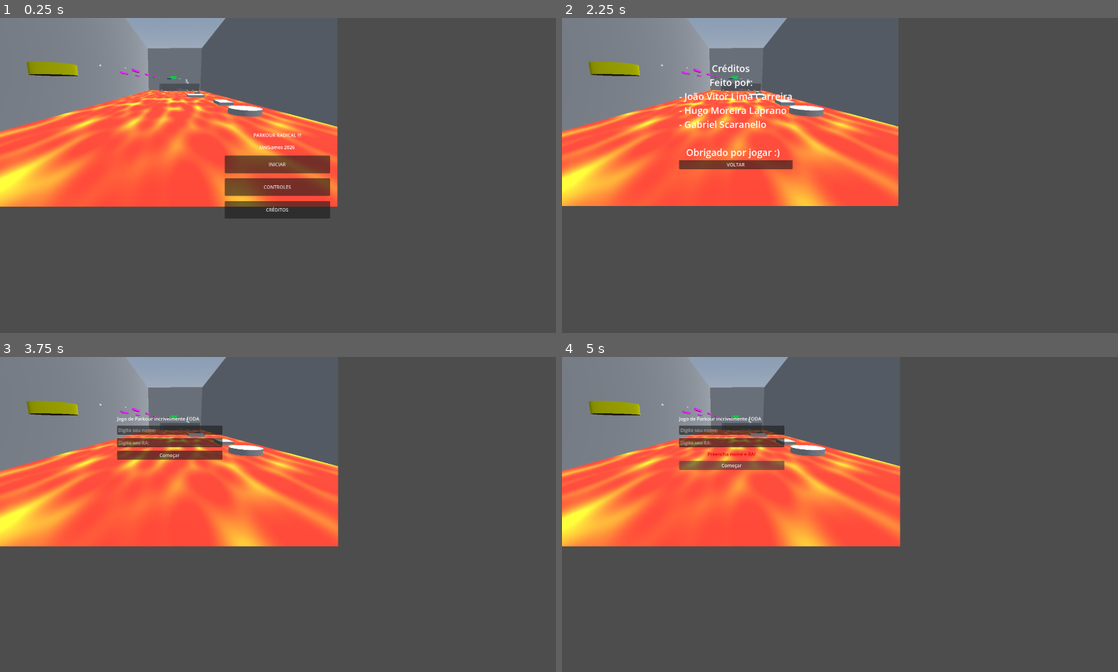
Above: before the commit, frames 1-4 (two rows, left to right).
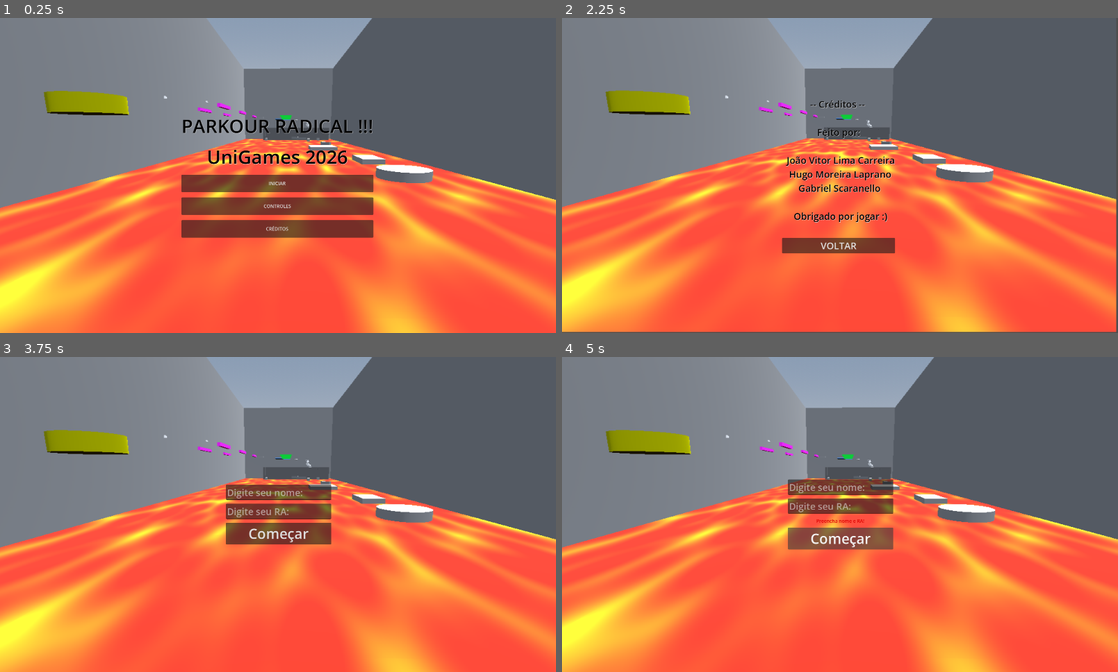
Above: after the commit, the same moments.

Repository: Hugouououo/UniGames
Game: Godot game, scene res://MenuPrincipal.tscn
Same seed, same stepped clock (60 frames per second), same inputs: the game is played once before the commit and once after it.
Inputs:
- Up to frame 1 (0.25 s): no input
- Up to frame 2 (2.25 s): click "CONTROLES" at 0.5 s; click "VOLTAR" at 1.25 s; click "CRÉDITOS" at 2 s
- Up to frame 3 (3.75 s): click "VOLTAR" at 2.75 s; click "INICIAR" at 3.5 s
- Up to frame 4 (5 s): click "Começar" at 4.25 s

The runs differ from the first frame. In frame 1, 69% of the frame differs, in the area x 0-100%, y 0-100%; in frame 2, 68%; in frame 3, 69%; in frame 4, 69%.

Commit message:
corrigindo menus

Diff:
--- a/Creditos.tscn
+++ b/Creditos.tscn
@@ -8,38 +8,52 @@
 anchors_preset = 15
 anchor_right = 1.0
 anchor_bottom = 1.0
+offset_right = -10.0
 grow_horizontal = 2
 grow_vertical = 2
 script = ExtResource("1_x6jei")
 
 [node name="TextureRect" type="TextureRect" parent="." unique_id=1948352295]
 layout_mode = 0
-offset_right = 1150.0
-offset_bottom = 645.0
+offset_right = 1894.0
+offset_bottom = 1076.0
 texture = ExtResource("2_ed3ks")
 
 [node name="CenterContainer" type="CenterContainer" parent="." unique_id=1132054442]
-layout_mode = 0
-offset_left = 400.0
-offset_top = 150.0
-offset_right = 788.0
-offset_bottom = 518.0
+layout_mode = 1
+anchors_preset = 8
+anchor_left = 0.5
+anchor_top = 0.5
+anchor_right = 0.5
+anchor_bottom = 0.5
+offset_left = -194.0
+offset_top = -184.0
+offset_right = 194.0
+offset_bottom = 184.0
+grow_horizontal = 2
+grow_vertical = 2
 
 [node name="VBoxContainer" type="VBoxContainer" parent="CenterContainer" unique_id=2039193146]
 layout_mode = 2
 
 [node name="Label" type="Label" parent="CenterContainer/VBoxContainer" unique_id=1469976837]
 layout_mode = 2
+theme_override_colors/font_color = Color(0, 0, 0, 1)
+theme_override_colors/font_shadow_color = Color(1, 1, 1, 0.8)
 theme_override_font_sizes/font_size = 32
-text = "              Créditos
-             Feito por:
-- João Vitor Lima Carreira
-- Hugo Moreira Laprano
-- Gabriel Scaranello
+text = "            -- Créditos --
 
-   Obrigado por jogar :)"
+               Feito por:
+
+  João Vitor Lima Carreira
+   Hugo Moreira Laprano
+       Gabriel Scaranello
+
+     Obrigado por jogar :)
+"
 
 [node name="ButtonVoltar" type="Button" parent="CenterContainer/VBoxContainer" unique_id=1615676411]
 layout_mode = 2
+theme_override_font_sizes/font_size = 32
 text = "VOLTAR
 "
--- a/MenuPrincipal.tscn
+++ b/MenuPrincipal.tscn
@@ -14,8 +14,8 @@
 
 [node name="TextureRect" type="TextureRect" parent="." unique_id=1200656814]
 layout_mode = 0
-offset_right = 1153.0
-offset_bottom = 646.0
+offset_right = 1902.0
+offset_bottom = 1081.0
 texture = ExtResource("2_ba235")
 
 [node name="CenterContainer" type="CenterContainer" parent="." unique_id=2032932894]
@@ -38,12 +38,18 @@
 
 [node name="Titulo" type="Label" parent="CenterContainer/VBoxContainer" unique_id=1469669909]
 layout_mode = 2
+theme_override_colors/font_color = Color(0, 0, 0, 1)
+theme_override_colors/font_shadow_color = Color(1, 1, 1, 0.6666667)
+theme_override_font_sizes/font_size = 64
 text = "PARKOUR RADICAL !!!"
 horizontal_alignment = 1
 uppercase = true
 
 [node name="Titulo2" type="Label" parent="CenterContainer/VBoxContainer" unique_id=1665373771]
 layout_mode = 2
+theme_override_colors/font_color = Color(0, 0, 0, 1)
+theme_override_colors/font_shadow_color = Color(1, 1, 1, 0.6666667)
+theme_override_font_sizes/font_size = 64
 text = "UniGames 2026"
 horizontal_alignment = 1
 
--- a/checkpoint_1.gd
+++ b/checkpoint_1.gd
@@ -12,7 +12,7 @@
 		Global.checkpoint_pos = global_position
 		# Pega a rotação Y do checkpoint (em radianos)
 		Global.checkpoint_rot = global_rotation.y
-		print("Checkpoint ativado! Pos: ", global_position, " Rot: ", global_rotation.y)
+		print("Checkpoint alcançado! Pos: ", global_position, " Rot: ", global_rotation.y)
 		exibir_mensagem_checkpoint()
 
 func exibir_mensagem_checkpoint():
--- a/controles_menu.tscn
+++ b/controles_menu.tscn
@@ -18,8 +18,8 @@
 
 [node name="TextureRect" type="TextureRect" parent="." unique_id=1346150291]
 layout_mode = 0
-offset_right = 1152.0
-offset_bottom = 648.0
+offset_right = 1900.0
+offset_bottom = 1079.0
 texture = ExtResource("2_kad7a")
 
 [node name="CenterContainer" type="CenterContainer" parent="." unique_id=1678170441]
--- a/interface_controles.tscn
+++ b/interface_controles.tscn
@@ -20,6 +20,8 @@
 offset_right = 32.0
 offset_bottom = 37.0
 grow_horizontal = 2
+theme_override_colors/font_shadow_color = Color(0, 0, 0, 0.54509807)
+theme_override_font_sizes/font_size = 20
 text = "00:00:00"
 horizontal_alignment = 1
 vertical_alignment = 1
@@ -28,8 +30,12 @@
 [node name="LabelCheckpoint" type="Label" parent="." unique_id=497989572]
 visible = false
 layout_mode = 0
-offset_right = 232.0
-offset_bottom = 68.0
+offset_left = 781.0
+offset_top = 64.0
+offset_right = 1129.0
+offset_bottom = 132.0
+theme_override_colors/font_shadow_color = Color(0, 0, 0, 0.6666667)
+theme_override_font_sizes/font_size = 32
 text = "Checkpoint alcançado!"
 horizontal_alignment = 1
 vertical_alignment = 1
--- a/menu.tscn
+++ b/menu.tscn
@@ -7,35 +7,40 @@
 layout_mode = 3
 anchor_right = 0.62200004
 anchor_bottom = 0.41300002
-offset_right = -676.54407
-offset_bottom = -227.62402
+offset_right = 721.19995
+offset_bottom = 633.95996
 
 [node name="TextureRect" type="TextureRect" parent="." unique_id=429419282]
 layout_mode = 0
-offset_right = 1156.0
-offset_bottom = 649.0
+offset_right = 1902.0
+offset_bottom = 1084.0
 texture = ExtResource("1_ouk20")
 
 [node name="VBoxContainer" type="VBoxContainer" parent="." unique_id=219028905]
 custom_minimum_size = Vector2(360, 0)
-layout_mode = 0
-offset_left = 400.0
-offset_top = 200.0
-offset_right = 760.0
-offset_bottom = 352.0
+layout_mode = 1
+anchors_preset = 8
+anchor_left = 0.5
+anchor_top = 0.5
+anchor_right = 0.5
+anchor_bottom = 0.5
+offset_left = -180.0
+offset_top = -76.0
+offset_right = 180.0
+offset_bottom = 76.0
+grow_horizontal = 2
+grow_vertical = 2
 theme_override_constants/separation = 12
 alignment = 1
 
-[node name="LabelTitulo" type="Label" parent="VBoxContainer" unique_id=903782371]
-layout_mode = 2
-text = "Jogo de Parkour incrivelmente FODA"
-
 [node name="LineNome" type="LineEdit" parent="VBoxContainer" unique_id=2057955113]
 layout_mode = 2
+theme_override_font_sizes/font_size = 32
 placeholder_text = "Digite seu nome:"
 
 [node name="LineRA" type="LineEdit" parent="VBoxContainer" unique_id=770813102]
 layout_mode = 2
+theme_override_font_sizes/font_size = 32
 placeholder_text = "Digite seu RA:"
 
 [node name="LabelErro" type="Label" parent="VBoxContainer" unique_id=1240838569]
@@ -48,6 +53,7 @@
 
 [node name="ButtonComecar" type="Button" parent="VBoxContainer" unique_id=1812248784]
 layout_mode = 2
+theme_override_font_sizes/font_size = 48
 text = "Começar"
 script = ExtResource("1_lti8b")
 
